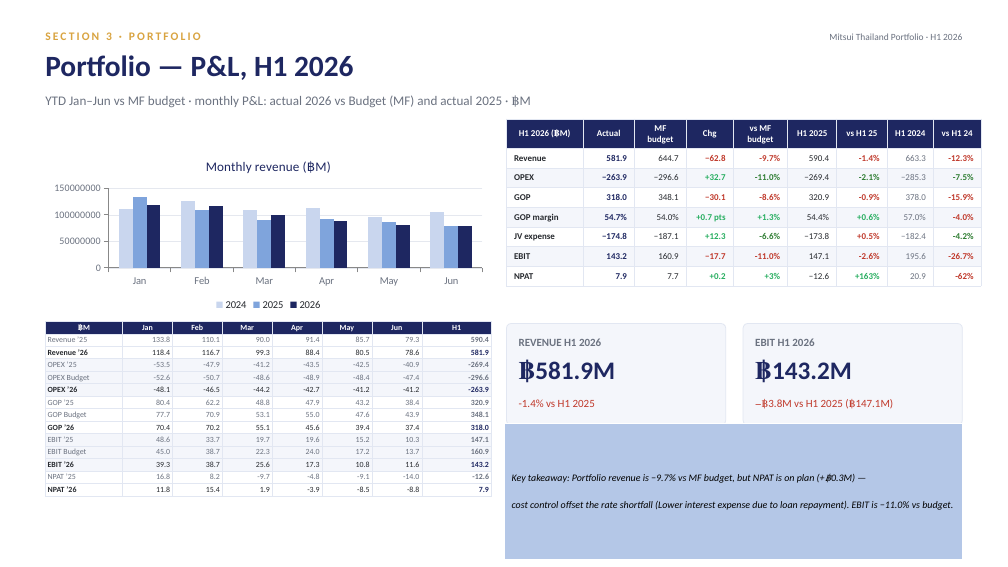
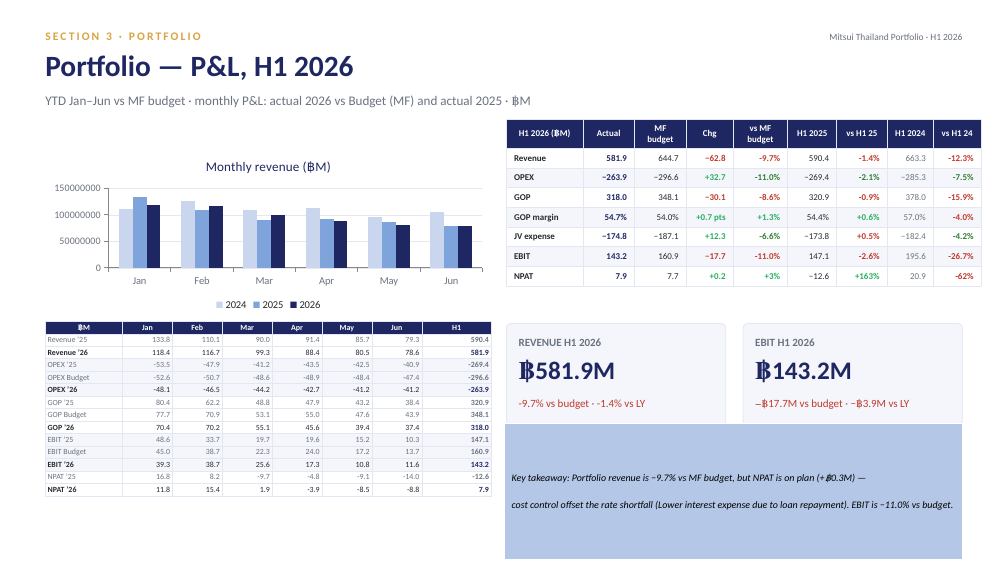
Before and after one commit to Chavin2543/mae-workspace, a slide deck: slide 14 of output/Portfolio_Performance_Report_H1-2026.pptx. Drawn at 1008x567 pixels with LibreOffice and Linux fonts; fonts in the diff are those of the drawing. Boxes give left, top, right and bottom in pixels: in the first picture for what was removed or moved away, otherwise in the second. Text is boxed around its words. In the diff, an @@ line names an element or a change of style, - is before the commit and + after.

```diff
--- a/output/Portfolio_Performance_Report_H1-2026.pptx
+++ b/output/Portfolio_Performance_Report_H1-2026.pptx
@@ text at <box>519,399,645,409</box>: text changed @@
--1.4% vs H1 2025
+-9.7% vs budget · -1.4% vs LY
@@ text at <box>755,399,909,409</box>: text changed @@
-−฿3.8M vs H1 2025 (฿147.1M)
+−฿17.7M vs budget · −฿3.9M vs LY
```
Also in this commit, not shown: 4 other slides changed.
